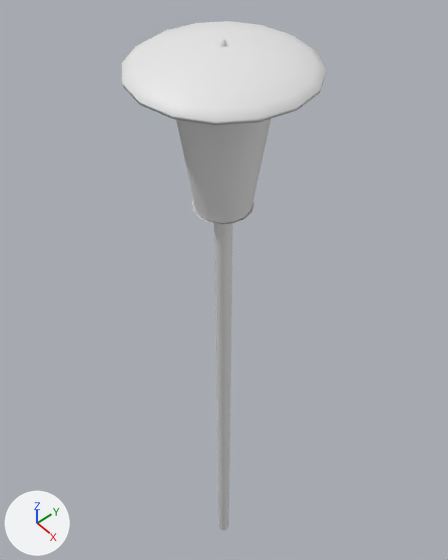
The Blender file Art/Modelle/Levelbaukasten/Dekoration/Lampen/decoration_lantern_electric_1.blend: old version first, new version second.
Both versions are drawn from a 50 mm lens placed at (3.99, -3.46, 2.68), pointed at (-0.78, 0.69, -3.81). Every picture has the same lights, and +X, +Y and +Z are marked at lower left.
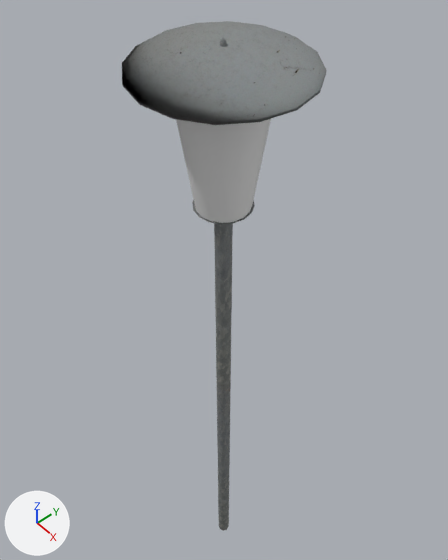
Patch to the scene script:
```diff
--- a/Art/Modelle/Levelbaukasten/Dekoration/Lampen/decoration_lantern_electric_1.blend.py
+++ b/Art/Modelle/Levelbaukasten/Dekoration/Lampen/decoration_lantern_electric_1.blend.py
@@ img_decoration_lantern_electric_1_top_normal_jpg @@
+img_decoration_lantern_electric_1_top_normal_jpg = load_image('decoration_lantern_electric_1_top_normal.jpg', 'Texturen/decoration_lantern_electric_1_top_normal.jpg', 800, 600, 'sRGB')
@@ img_decoration_lantern_electric_1_top_diffuse_jpg @@
+img_decoration_lantern_electric_1_top_diffuse_jpg = load_image('decoration_lantern_electric_1_top_diffuse.jpg', 'Texturen/decoration_lantern_electric_1_top_diffuse.jpg', 800, 600, 'sRGB')
@@ img_decoration_lantern_electric_1_pole_diffuse_jpg @@
+img_decoration_lantern_electric_1_pole_diffuse_jpg = load_image('decoration_lantern_electric_1_pole_diffuse.jpg', 'Texturen/decoration_lantern_electric_1_pole_diffuse.jpg', 2240, 1672, 'sRGB')
@@ mat_decoration_lantern_electric_1_top @@
+mat_decoration_lantern_electric_1_top = bpy.data.materials.new('decoration_lantern_electric_1_top')
+# uses the picture img_decoration_lantern_electric_1_top_diffuse_jpg
+# uses the picture img_decoration_lantern_electric_1_top_normal_jpg
@@ mat_decoration_lantern_electric_1_pole @@
+mat_decoration_lantern_electric_1_pole = bpy.data.materials.new('decoration_lantern_electric_1_pole')
+mat_decoration_lantern_electric_1_pole.use_nodes = True; mat_decoration_lantern_electric_1_pole.node_tree.nodes.clear()
+_N = mat_decoration_lantern_electric_1_pole.node_tree.nodes; _L = mat_decoration_lantern_electric_1_pole.node_tree.links
+n0 = _N.new('ShaderNodeOutputMaterial'); n0.name = 'Material Output'
+n1 = _N.new('ShaderNodeBsdfDiffuse'); n1.name = 'Diffuse BSDF'
+n2 = _N.new('ShaderNodeTexImage'); n2.name = 'Image Texture'
+n2.image = img_decoration_lantern_electric_1_pole_diffuse_jpg
+n3 = _N.new('ShaderNodeTexCoord'); n3.name = 'Texture Coordinate'
+_L.new(n1.outputs[0], n0.inputs[0])  # 'BSDF' to 'Surface'
+_L.new(n3.outputs[2], n2.inputs[0])  # 'UV' to 'Vector'
+_L.new(n2.outputs[0], n1.inputs[0])  # 'Color' to 'Color'
@@ me_cylinder_003 @@
 me_cylinder_003.from_pydata(...)  # 16 vertices, 8 faces; spans x -1.0..1.0, y -1.0..1.0, z -79.7..1.0
+me_cylinder_003.materials.append(mat_decoration_lantern_electric_1_pole)
@@ me_cylinder_002 @@
 me_cylinder_002.from_pydata(...)  # 64 vertices, 49 faces; spans x -0.569..0.569, y -0.569..0.569, z -0.06..0.09
+me_cylinder_002.materials.append(mat_decoration_lantern_electric_1_top)
@@ me_sphere @@
 me_sphere.from_pydata(...)  # 113 vertices, 126 faces; spans x -0.92..0.92, y -0.92..0.92, z -0.07..0.64
 # used by ob_sphere; location = (0.0, 0.0, 0.0); scale = (1.0, 1.0, 0.327)
+# me_sphere part 1: texture (UV) coordinates changed
+me_sphere.materials.append(mat_decoration_lantern_electric_1_top)
```

Changed parts and their boxes (x1, y1, x2, y2) in the pictures (448 x 560 px):
'Sphere', recoloured, surface changed (white to grey): (122, 21, 327, 125) in both
'Cylinder.002', recoloured: (214, 223, 233, 531) in both
'Cylinder.001', recoloured: (192, 200, 255, 224) in both
